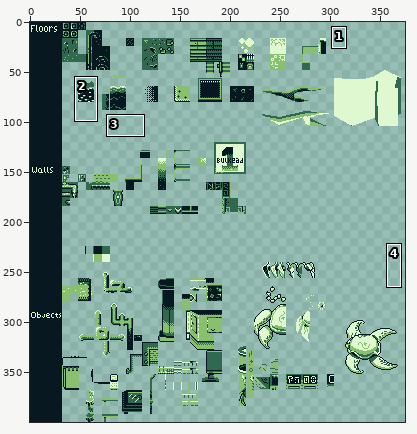
Pixel-art file, stored at assets/backgrounds/Tilesets/First.ase. Above: a wide view before the commit, with the close-up outlined.
Close-up. Old version:
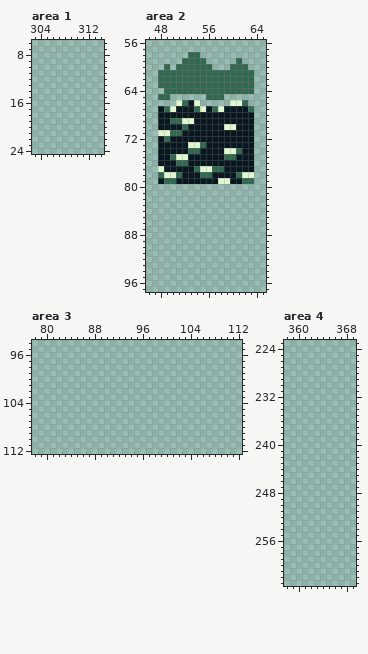
384x400 pixels, 1 frame. Shown: area 1: x 303..314, y 6..24; area 2: x 46..65, y 56..97; area 3: x 78..112, y 94..112; area 4: x 358..369, y 223..263. The wide view leaves out empty margins. The commit also changed other parts of the picture, which this record leaves out.
After:
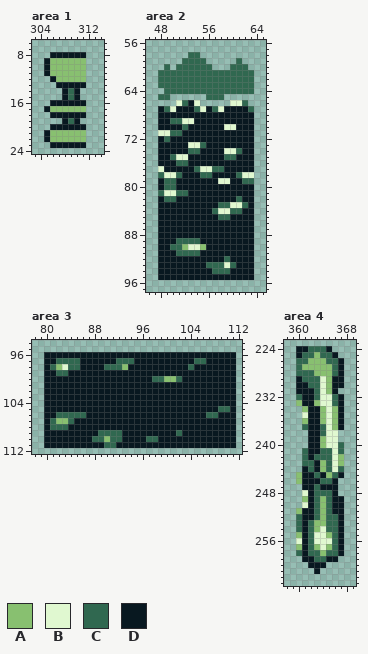
Palette (. is transparent): A #88c070  B #e0f8d0  C #306850  D #081820
The exact change:
Changed rows in their new state; - is an unchanged pixel.
Area 1, layer "Layer 3":
first column x 305:
 8 -DDDDDD
 9 DAAAAAA
10 DAAAAAA
11 DAAAAAA
12 -DAAAAA
13 --DDDDD
14 ---DCD-
15 ---DCD-
16 -DDDDDD
17 DAAAAAA
18 -DDDDDD
19 ---DCD-
20 -DDDDDD
21 DAAAAAA
22 DAAAAAA
23 -DDDDDD
Area 2, layer "Layer 3":
first column x 48:
80 DCCDDDDDDDDDDDDD
81 CBBCCDDDDDDDDDDD
82 DCCDDDDDDDDDDCDD
83 DDDDDDDDDDCCBBCD
84 DDDDDDDDDCBBCCDD
85 DDDDDDDDDDCCDDDD
86 DDDDDDDDDDDDDDDD
87 DDDDDDDDDDDDDDDD
88 DDDDDDDDDDDDDDDD
89 DDDCCCCDDDDDDDDD
90 DDCCABBADDDDDDDD
91 DDDCCCCDDDDDDDDD
92 DDDDDDDDDDDCDDDD
93 DDDDDDDDCCCBCDDD
94 DDDDDDDDDCCCDDDD
95 DDDDDDDDDDDDDDDD
Area 3, layer "Layer 3":
first column x 80:
 96 DDDDDDDDDDDDDDDDDDDDDDDDDDDDDDDD
 97 DDCCCCDDDDDDCCCDDDDDDDDDDCCDDDDD
 98 DCABCCDDDDCCCADDDDDDDDDDCDDDDDDD
 99 DDCCDDDDDDDDDDDDDDDDDDDDDDDDDDDD
100 DDDDDDDDDDDDDDDDDDCCAACDDDDDDDDD
101 DDDDDDDDDDDDDDDDDDDDDDDDDDDDDDDD
102 DDDDDDDDDDDDDDDDDDDDDDDDDDDDDDDD
103 DDDDDDDDDDDDDDDDDDDDDDDDDDDDDDDD
104 DDDDDDDDDDDDDDDDDDDDDDDDDDDDDDDD
105 DDDDDDDDDDDDDDDDDDDDDDDDDDDDDCCD
106 DDCCCCCDDDDDDDDDDDDDDDDDDDDCCDDD
107 DCAACDDDDDDDDDDDDDDDDDDDDDDDDDDD
108 DCCCDDDDDDDDDDDDDDDDDDDDDDDDDDDD
109 DDDDDDDDDCCCCDDDDDDDDDCDDDDDDDDD
110 DDDDDDDDCCACCDDDDCCDDDDDDDDDDDDD
111 DDDDDDDDDDCCDDDDDDDDDDDDDDDDDDDD
Area 4, layer "Layer 3":
first column x 360:
224 DDCCCD--
225 DCCACCD-
226 CCAAACCD
227 CAAAAACD
228 CCCAAACD
229 DCCCBADD
230 DDCCBADD
231 DDDCBAD-
232 CDDCBBCD
233 ADDABBCD
234 -ADDABAD
235 -BDDABAD
236 -ADDABAD
237 -CDDCBAD
238 --DDCBB-
239 --DDABB-
240 --DDABBC
241 -CDDCCBC
242 -CDCCCBA
243 -CCDACBA
244 -DCDACBC
245 ADDCDACD
246 ADDDCCD-
247 -DDCDDD-
248 -BDCCCD-
249 -ADCACDD
250 -BDCACDD
251 ADDCACDD
252 CDDCACCD
253 CDCAACCD
254 CDCABCCD
255 ADCBBACD
256 BDCBBBCD
257 ADCABACD
258 CDCCACCD
259 -DDCCDD-
260 --DDD---
261 ---D----
